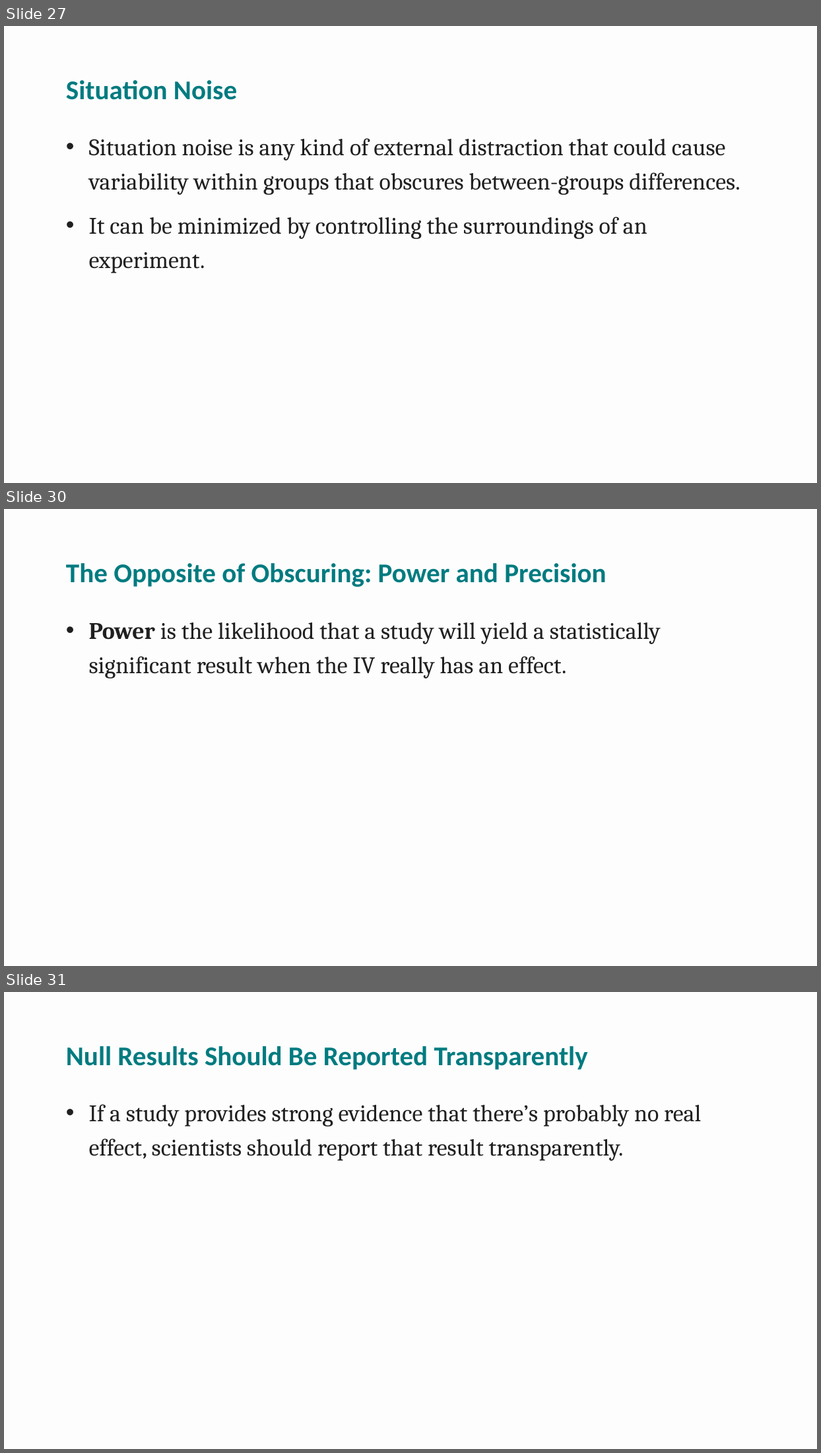
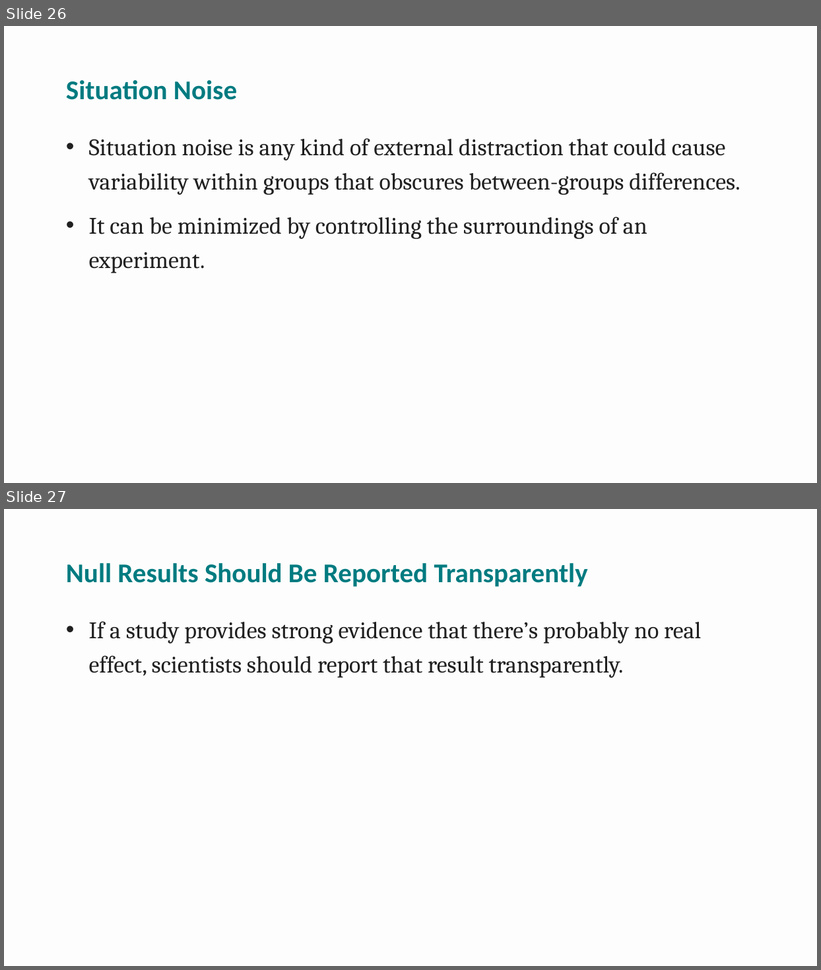
Before and after one commit to npm27/Teaching-Materials, a slide deck: Research Methods/Spring 26/Slides/11 Chapter 11.pptx. Shown one above the other, each under a label of ours: slides 27, 30 and 31 before the commit, slides 26 and 27 after it; the slides between them are not shown. The pictures are 821x1453 and 821x970 pixels, drawn with LibreOffice and Linux fonts; fonts in the diff are those of the drawing. Boxes give left, top, right and bottom in pixels: in the first picture for what was removed or moved away, otherwise in the second. Text is boxed around its words. In the diff, an @@ line names an element or a change of style, - is before the commit and + after.

```diff
--- a/Research Methods/Spring 26/Slides/11 Chapter 11.pptx
+++ b/Research Methods/Spring 26/Slides/11 Chapter 11.pptx
@@ slide 30 removed at (4, 509, 817, 966), background #FDFDFD @@
@@ title removed at (66, 563, 606, 587) @@
-The Opposite of Obscuring: Power and Precision
@@ text removed at (89, 623, 661, 679) @@
-• Power is the likelihood that a study will yield a statistically significant result when the IV really has an effect.
@@ what was slide 27 is now slide 26 @@
@@ what was slide 31 is now slide 27 @@
```
Also in this commit, not shown: 12 slides changed, 3 other slides removed, 1 other file.
